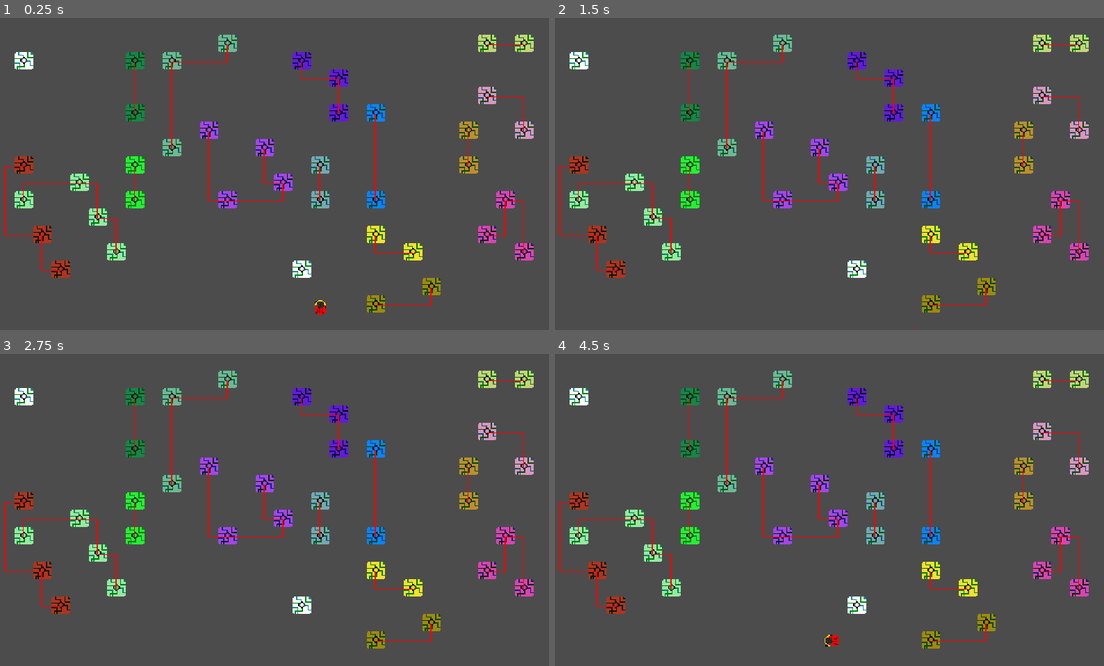
Above: before the commit, frames 1-4 (two rows, left to right).
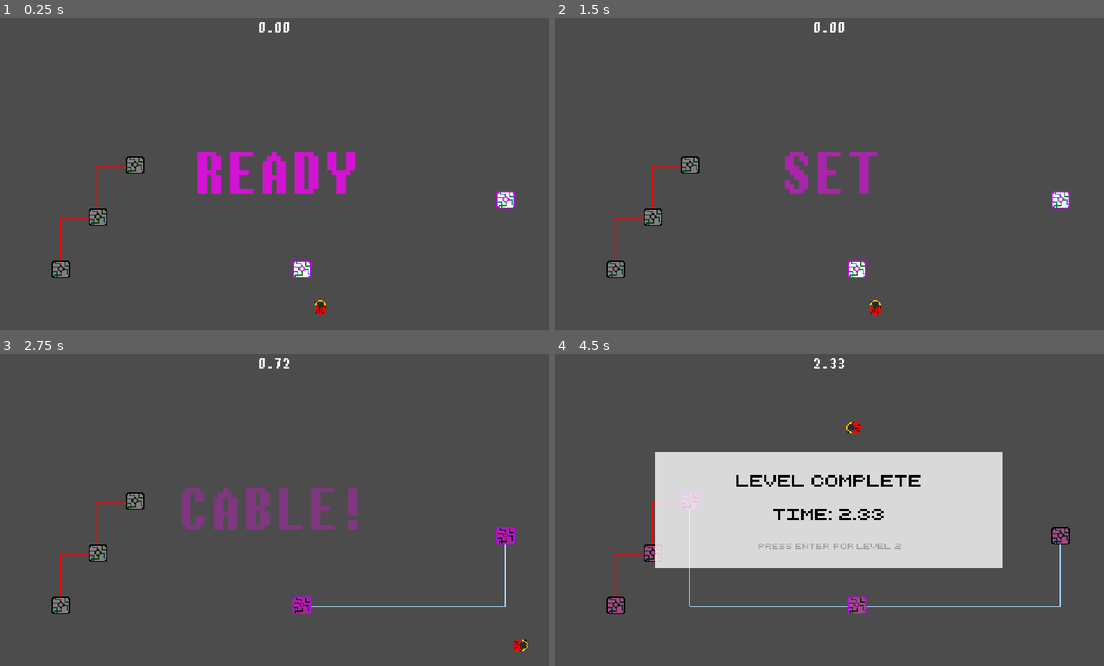
Above: after the commit, the same moments.

Repository: jcnauta/cable-repair-man
Game: Godot game, scene res://Game.tscn
The game is run twice, just before and just after one commit, with the same random seed, the same clock (stepped at 60 frames per second) and the same inputs.
Inputs:
- Up to frame 1 (0.25 s): no input
- Up to frame 2 (1.5 s): hold Right (ui_right) 0.53-1.28 s; tap A (action_0, bound only after the commit) at 0.6, 1.35 s; hold Down (ui_down) from 1.28 s (still down)
- Up to frame 3 (2.75 s): release Down (ui_down) at 2.03 s; hold Right (ui_right) from 2.03 s (still down); tap A (action_0, bound only after the commit) at 2.1 s
- Up to frame 4 (4.5 s): release Right (ui_right) at 2.78 s; hold Up (ui_up) 2.78-3.53 s; tap A (action_0, bound only after the commit) at 2.85, 3.6, 4.35 s; hold Left (ui_left) from 3.53 s (still down)

The runs differ from the first frame. In frame 1, 9.8% of the frame differs, in the area x 0-98%, y 1-95%; in frame 2, 8.9%; in frame 3, 9.9%; in frame 4, 30%.

Commit message:
Second commit...

Diff:
--- a/CNode.tscn
+++ b/CNode.tscn
@@ -1,11 +1,20 @@
-[gd_scene load_steps=5 format=2]
+[gd_scene load_steps=7 format=2]
 
 [ext_resource path="res://images/node.png" type="Texture" id=1]
 [ext_resource path="res://src/CNode.gd" type="Script" id=2]
+[ext_resource path="res://images/node_highlight.png" type="Texture" id=3]
 
 [sub_resource type="SpriteFrames" id=1]
 animations = [ {
 "frames": [ ExtResource( 1 ) ],
+"loop": true,
+"name": "default",
+"speed": 5.0
+} ]
+
+[sub_resource type="SpriteFrames" id=3]
+animations = [ {
+"frames": [ ExtResource( 3 ) ],
 "loop": true,
 "name": "default",
 "speed": 5.0
@@ -19,8 +28,11 @@
 
 [node name="AnimatedSprite" type="AnimatedSprite" parent="."]
 frames = SubResource( 1 )
-centered = false
+offset = Vector2( 0, -0.5 )
+
+[node name="Highlight" type="AnimatedSprite" parent="."]
+frames = SubResource( 3 )
+offset = Vector2( 0, -0.5 )
 
 [node name="CollisionShape2D" type="CollisionShape2D" parent="."]
-position = Vector2( 8, 7.5 )
 shape = SubResource( 2 )
--- /dev/null
+++ b/Countdown.gd
@@ -0,0 +1,34 @@
+extends RichTextLabel
+
+signal countdown_finished
+
+var text_idx = 0
+var texts = ["READY", "SET", "CABLE!"]
+var tween_alphas = [1.0, 0.0]
+var tween
+
+onready var level_timer = $"../LevelTimer"
+
+func _ready():
+    tween = Tween.new()
+    add_child(tween)
+    tween.connect("tween_completed", self, "_on_tween_completed")
+
+func start_countdown():
+    level_timer.reset_time()
+    text_idx = 0
+    _do_countdown()
+
+func _do_countdown():
+    bbcode_text = "[center]%s[/center]" % texts[text_idx]
+    tween.interpolate_property(self, "modulate", \
+        Color(1.0, 0.0, 1.0, tween_alphas[0]), Color(1.0, 0.0, 1.0, tween_alphas[1]), 1.0, Tween.EASE_IN)
+    tween.start()
+
+func _on_tween_completed(object, key):
+    text_idx += 1
+    if text_idx == len(texts) - 1:
+        emit_signal("countdown_finished")
+        level_timer.start_time()
+    if text_idx < len(texts):
+        _do_countdown()
--- a/Edge.tscn
+++ b/Edge.tscn
@@ -6,3 +6,5 @@
 script = ExtResource( 1 )
 
 [node name="CollisionArea" type="Area2D" parent="."]
+
+[node name="Timer" type="Timer" parent="."]
--- a/Game.tscn
+++ b/Game.tscn
@@ -1,17 +1,282 @@
-[gd_scene load_steps=3 format=2]
+[gd_scene load_steps=20 format=2]
 
 [ext_resource path="res://CRM.tscn" type="PackedScene" id=1]
 [ext_resource path="res://src/Network.gd" type="Script" id=2]
+[ext_resource path="res://src/World.gd" type="Script" id=3]
+[ext_resource path="res://images/node_white.png" type="Texture" id=4]
+[ext_resource path="res://chary___.ttf" type="DynamicFontData" id=5]
+[ext_resource path="res://src/Game.gd" type="Script" id=6]
+[ext_resource path="res://LevelTimer.gd" type="Script" id=7]
+[ext_resource path="res://retro_computer_personal_use.ttf" type="DynamicFontData" id=8]
+[ext_resource path="res://Countdown.gd" type="Script" id=9]
+
+[sub_resource type="SegmentShape2D" id=1]
+b = Vector2( 480, 0 )
+
+[sub_resource type="SegmentShape2D" id=2]
+a = Vector2( 0, 270 )
+b = Vector2( 480, 270 )
+
+[sub_resource type="SegmentShape2D" id=3]
+b = Vector2( 0, 270 )
+
+[sub_resource type="SegmentShape2D" id=4]
+a = Vector2( 480, 0 )
+b = Vector2( 480, 270 )
+
+[sub_resource type="DynamicFont" id=9]
+font_data = ExtResource( 5 )
+
+[sub_resource type="DynamicFont" id=10]
+size = 64
+font_data = ExtResource( 5 )
+
+[sub_resource type="GDScript" id=8]
+script/source = "extends Control
+
+signal next_level
+
+onready var score_label = $VBoxContainer/ScoreReport
+onready var next_text = $VBoxContainer/Control/NextLevel
+
+var timer
+
+func _ready():
+    set_process_input(false)
+
+func show_final_score():
+    visible = true
+    score_label.bbcode_text = \"[center]Total time: \" + (\"%.2f\" % Global.total_score) + \"[/center]\"
+    next_text.bbcode_text = \"[center]Press ENTER to set a higher score![/center]\"
+    accept_next(1.0)
+
+func show_level_score(score):
+    visible = true
+    score_label.bbcode_text = \"[center]Time: \" + (\"%.2f\" % score) + \"[/center]\"
+    next_text.bbcode_text = \"[center]Press ENTER for level \" + str(Global.lvl_idx + 2) + \"[/center]\"
+    accept_next()
+
+func accept_next(min_wait = 0.4):
+    timer = Timer.new()
+    self.add_child(timer)
+    timer.wait_time = min_wait
+    timer.connect(\"timeout\", self, \"accept_input\")
+    timer.start()
+
+func accept_input(do_accept = true):
+    timer.disconnect(\"timeout\", self, \"accept_input\")
+    timer.queue_free()
+    self.set_process_input(true)
+
+func _input(event):
+    if event.is_action_pressed(\"ui_accept\"):
+        self.set_process_input(false)
+        emit_signal(\"next_level\")
+"
+
+[sub_resource type="DynamicFont" id=5]
+size = 14
+font_data = ExtResource( 8 )
+
+[sub_resource type="DynamicFont" id=6]
+size = 14
+font_data = ExtResource( 8 )
+
+[sub_resource type="GDScript" id=7]
+script/source = "extends RichTextLabel
+
+var tween_alphas = [1.0, 0.0]
+var tween_methods = [Tween.EASE_OUT, Tween.EASE_IN]
+var tween
+
+func _ready():
+    tween = Tween.new()
+    add_child(tween)
+    tween.connect(\"tween_completed\", self, \"_on_tween_completed\")
+    _start_blink()
+
+func _start_blink():
+    tween.interpolate_property(self, \"modulate\", \\
+        Color(1.0, 0.0, 0.0, tween_alphas[0]), Color(0.0, 0.0, 1.0, tween_alphas[1]), 0.4, tween_methods[0])
+    tween.start()
+
+func _on_tween_completed(object, key):
+    tween_alphas.invert()
+    tween_methods.invert()
+    _start_blink()
+
+"
 
 [node name="Game" type="Node2D"]
+script = ExtResource( 6 )
 
 [node name="World" type="Node2D" parent="."]
+script = ExtResource( 3 )
 
 [node name="Network" type="Node2D" parent="World"]
 script = ExtResource( 2 )
 
+[node name="Edges" type="Node2D" parent="World/Network"]
+
 [node name="Nodes" type="Node2D" parent="World/Network"]
 
-[node name="Edges" type="Node2D" parent="World/Network"]
-
 [node name="CRM" parent="World" instance=ExtResource( 1 )]
+
+[node name="ScreenEdges" type="StaticBody2D" parent="World"]
+
+[node name="top" type="CollisionShape2D" parent="World/ScreenEdges"]
+shape = SubResource( 1 )
+
+[node name="bottom" type="CollisionShape2D" parent="World/ScreenEdges"]
+shape = SubResource( 2 )
+
+[node name="left" type="CollisionShape2D" parent="World/ScreenEdges"]
+shape = SubResource( 3 )
+
+[node name="right" type="CollisionShape2D" parent="World/ScreenEdges"]
+shape = SubResource( 4 )
+
+[node name="UI" type="Control" parent="."]
+anchor_right = 1.0
+anchor_bottom = 1.0
+margin_top = 0.463287
+margin_right = 480.0
+margin_bottom = 270.463
+__meta__ = {
+"_edit_use_anchors_": false
+}
+
+[node name="LevelTimer" type="RichTextLabel" parent="UI"]
+anchor_right = 1.0
+margin_right = 3.05176e-05
+margin_bottom = 120.0
+rect_min_size = Vector2( 480, 120 )
+rect_clip_content = false
+size_flags_horizontal = 3
+custom_fonts/normal_font = SubResource( 9 )
+bbcode_enabled = true
+scroll_active = false
+script = ExtResource( 7 )
+__meta__ = {
+"_edit_use_anchors_": false
+}
+
+[node name="Countdown" type="RichTextLabel" parent="UI"]
+anchor_left = 0.5
+anchor_top = 0.5
+anchor_right = 0.5
+anchor_bottom = 0.5
+margin_left = -240.0
+margin_top = -34.9999
+margin_right = 240.0
+margin_bottom = 65.0002
+rect_min_size = Vector2( 480, 100 )
+custom_fonts/normal_font = SubResource( 10 )
+bbcode_enabled = true
+bbcode_text = "[center]test[/center]"
+text = "test"
+script = ExtResource( 9 )
+__meta__ = {
+"_edit_use_anchors_": false
+}
+
+[node name="WinDialog" type="Control" parent="UI"]
+visible = false
+anchor_right = 1.0
+anchor_bottom = 1.0
+script = SubResource( 8 )
+__meta__ = {
+"_edit_use_anchors_": false
+}
+
+[node name="TextureRect" type="TextureRect" parent="UI/WinDialog"]
+modulate = Color( 1, 1, 1, 0.784314 )
+anchor_left = 0.5
+anchor_top = 0.5
+anchor_right = 0.5
+anchor_bottom = 0.5
+margin_left = -150.0
+margin_top = -50.0
+margin_right = 150.0
+margin_bottom = 50.0
+rect_min_size = Vector2( 300, 100 )
+texture = ExtResource( 4 )
+expand = true
+__meta__ = {
+"_edit_use_anchors_": false
+}
+
+[node name="VBoxContainer" type="VBoxContainer" parent="UI/WinDialog"]
+anchor_right = 1.0
+anchor_bottom = 1.0
+margin_left = 90.0
+margin_top = 85.0
+margin_right = -90.0
+margin_bottom = -84.9997
+rect_min_size = Vector2( 300, 100 )
+size_flags_horizontal = 0
+size_flags_vertical = 0
+__meta__ = {
+"_edit_use_anchors_": false
+}
+
+[node name="Spacer" type="Control" parent="UI/WinDialog/VBoxContainer"]
+margin_right = 300.0
+margin_bottom = 10.0
+rect_min_size = Vector2( 0, 10 )
+
+[node name="LevelComplete" type="RichTextLabel" parent="UI/WinDialog/VBoxContainer"]
+margin_top = 14.0
+margin_right = 300.0
+margin_bottom = 39.0
+rect_min_size = Vector2( 200, 25 )
+size_flags_vertical = 0
+custom_fonts/normal_font = SubResource( 5 )
+custom_colors/default_color = Color( 0, 0, 0, 1 )
+bbcode_enabled = true
+bbcode_text = "[center]Level Complete[/center]"
+text = "Level Complete"
+__meta__ = {
+"_edit_use_anchors_": false
+}
+
+[node name="ScoreReport" type="RichTextLabel" parent="UI/WinDialog/VBoxContainer"]
+margin_top = 43.0
+margin_right = 300.0
+margin_bottom = 68.0
+rect_min_size = Vector2( 0, 25 )
+custom_fonts/normal_font = SubResource( 6 )
+custom_colors/default_color = Color( 0, 0, 0, 1 )
+bbcode_enabled = true
+bbcode_text = "[center]Time: 14.79s[/center]"
+text = "Time: 14.79s"
+
+[node name="Control" type="Control" parent="UI/WinDialog/VBoxContainer"]
+margin_top = 72.0
+margin_right = 300.0
+margin_bottom = 97.0
+rect_min_size = Vector2( 0, 25 )
+__meta__ = {
+"_edit_use_anchors_": false
+}
+
+[node name="NextLevel" type="RichTextLabel" parent="UI/WinDialog/VBoxContainer/Control"]
+margin_top = 4.0
+margin_right = 600.0
+margin_bottom = 29.0
+rect_min_size = Vector2( 0, 25 )
+rect_scale = Vector2( 0.5, 0.5 )
+size_flags_horizontal = 3
+custom_fonts/normal_font = SubResource( 6 )
+custom_colors/default_color = Color( 0, 0, 0, 1 )
+bbcode_enabled = true
+bbcode_text = "[center]PRESS ENTER TO CONTINUE[/center]"
+text = "PRESS ENTER TO CONTINUE"
+script = SubResource( 7 )
+__meta__ = {
+"_edit_use_anchors_": false
+}
+
+[node name="Tween" type="Tween" parent="UI/WinDialog/VBoxContainer/Control/NextLevel"]
+repeat = true
+playback/repeat = true
--- /dev/null
+++ b/LevelTimer.gd
@@ -0,0 +1,27 @@
+extends RichTextLabel
+
+
+var time = 0.0
+var stopped = true
+var time_str = "[center]%.2f[/center]"
+
+func _ready():
+    pass
+
+func _physics_process(delta):
+    if not stopped:
+        time += delta
+        bbcode_text = time_str % time
+
+func start_time():
+    stopped = false
+    bbcode_text = time_str % time
+
+func stop_time():
+    stopped = true
+    bbcode_text = time_str % time
+    return time
+
+func reset_time():
+    time = 0.0
+    bbcode_text = time_str % time
--- a/project.godot
+++ b/project.godot
@@ -43,6 +43,14 @@
 window/stretch/mode="viewport"
 window/stretch/aspect="keep"
 
+[input]
+
+action_0={
+"deadzone": 0.5,
+"events": [ Object(InputEventKey,"resource_local_to_scene":false,"resource_name":"","device":0,"alt":false,"shift":false,"control":false,"meta":false,"command":false,"pressed":false,"scancode":65,"unicode":0,"echo":false,"script":null)
+ ]
+}
+
 [rendering]
 
 quality/intended_usage/framebuffer_allocation=0
--- a/src/CNode.gd
+++ b/src/CNode.gd
@@ -1,4 +1,6 @@
 extends StaticBody2D
+
+signal subnet_assimilated
 
 class_name CNode
 
@@ -7,19 +9,31 @@
 var subnet = []
 var edges = []
 
+onready var sprite = $AnimatedSprite
+onready var highlight = $Highlight
+
 func _ready():
+    highlight.set_visible(false)
     subnet.append(self)
 
 func set_grid_coords(coords):
     self.grid_coords = coords
-    self.position = Global.tile_dims * grid_coords
+    self.position = Global.grid_coord_to_position(grid_coords)
+
+func connected_to(other_node):
+    for e in edges:
+        if e.get_other_node(self) == other_node:
+            return true
+    return false
 
 func connect_neighbor(new_neighbor, edge):
     check_no_duplicate_edge(edge)
     edges.append(edge)
     new_neighbor.edges.append(edge)
-    if subnet != new_neighbor.subnet:
-        assimilate_subnet(new_neighbor.subnet)
+
+func maybe_assimilate_subnet(other_node):
+    if subnet != other_node.subnet:
+        assimilate_subnet(other_node.subnet)
     else:
         print("Selected node in same subnet!")
 
@@ -34,14 +48,25 @@
 func assimilate_subnet(subnet_to_add):
     subnet += subnet_to_add.duplicate()
     for node in subnet:
-        node.set_subnet(subnet)
-    update_subnet_color()
+        if is_instance_valid(node):
+            node.set_subnet(subnet)
+    color_entire_subnet()
+    emit_signal("subnet_assimilated")
 
 func set_subnet(subnet):
     self.subnet = subnet
 
-func update_subnet_color():
-    var hash_str = str(subnet).sha1_text().substr(0, 6)
-    var hash_color = Color(hash_str)
+func get_subnet_color():
+    return Color(str(subnet).sha1_text().substr(0, 6))
+
+func color_entire_subnet():
+    var subnet_color = get_subnet_color()
     for node in subnet:
-        node.modulate = hash_color
+        if is_instance_valid(node):
+            node.sprite.modulate = subnet_color
+
+func color_node_by_subnet():
+    sprite = get_subnet_color()
+
+func set_highlight(now_highlight = true):
+    highlight.set_visible(now_highlight)
--- a/src/CRM.gd
+++ b/src/CRM.gd
@@ -1,19 +1,21 @@
 extends KinematicBody2D
+
+signal action_0
 
 var grid_coords
 var spawn_position
-var speed = 150.0
+var speed = 250.0
 var dead = false
+var two_near_nodes = []
+var dummy_move = Vector2(0.0, 0.0) # to trigger collision
 
 onready var sprite = $Sprite
 
-func set_grid_coords(coords):
-    grid_coords = coords
-    self.position = Global.grid_coord_to_position(grid_coords, true)
-    spawn_position = self.position
+func _ready():
+    Global.crm = self
 
 func _physics_process(delta):
-    if dead:
+    if dead or not Global.game_running:
         return
     if Input.is_action_pressed("ui_left"):
         if Input.is_action_pressed("ui_up"):
@@ -40,14 +42,30 @@
        Input.is_action_pressed("ui_down") or \
        Input.is_action_pressed("ui_right"):
         move_and_slide_diagonal_fix()
+    else:
+        move_and_slide(dummy_move)
+    if Input.is_action_just_pressed("action_0"):
+        emit_signal("action_0")
+
+func set_grid_coords(coords):
+    grid_coords = coords
+    self.position = Global.grid_coord_to_position(grid_coords, true)
+    spawn_position = self.position
 
 func move_and_slide_diagonal_fix():
     var move_dir = Vector2(0, -1).rotated(rotation)
     move_and_slide(speed * move_dir)
 
-func enter_edge(body):
+func set_two_nearest_nodes(nodes):
+    for old in two_near_nodes:
+        old.set_highlight(false)
+    if nodes != two_near_nodes:
+        two_near_nodes = nodes
+        for n in nodes:
+            pass
+
+func _enter_edge(body):
     if body == self:
-        print("dying")
         die()
 
 func die():
@@ -63,3 +81,12 @@
 func respawn():
     dead = false
     position = spawn_position
+
+func reset():
+    for con in get_signal_connection_list('action_0'):
+        con.source.disconnect('action_0', con.target, con.method)
+    dead = false
+    two_near_nodes = []
+    grid_coords = null
+    spawn_position = null
+    sprite.play("default")
--- a/src/Edge.gd
+++ b/src/Edge.gd
@@ -4,22 +4,30 @@
 var n1
 var stops = []  # other Vector2's along the way to connect through
 var draw_pool_vector
+var current_state # one of harmless, warning, danger
+
+var edge_colors = {
+    "harmless": Color("#aaddff"),
+    "warning": Color("#dddd44"),
+    "danger": Color("#ff0000")
+}
+var edge_color
 
 onready var collision_area = $CollisionArea
+onready var timer = $Timer
 
 func set_nodes(_n0, _n1):
     n0 = _n0
     n1 = _n1
 
-func set_stops(stops):
-    self.stops = stops
+func set_stops(_stops):
+    stops = _stops
     update_line_points()
 
 func create_collision_shapes():
     for idx in (len(stops) - 1):
         var coord0 = stops[idx]
         var coord1 = stops[idx + 1]
-#        var collision_obj = ConvexPolygonShape2D.new()
         var collision_shape = SegmentShape2D.new()
         collision_shape.set_a(coord0)
         collision_shape.set_b(coord1)
@@ -29,10 +37,10 @@
 
 func connect_enter_body(body):
     create_collision_shapes()
-    collision_area.connect("body_entered", body, "enter_edge")
+    collision_area.connect("body_entered", body, "_enter_edge")
 
 func _draw():
-    draw_polyline(draw_pool_vector, Color(255, 0, 0), false)
+    draw_polyline(draw_pool_vector, edge_color, false)
 
 func get_other_node(node):
     if node == n0:
@@ -44,3 +52,34 @@
 
 func update_line_points():
     draw_pool_vector = PoolVector2Array(stops)
+
+func set_state(new_state, persistent = true):
+    if timer.is_connected("timeout", self, "set_state"):
+        timer.disconnect("timeout", self, "set_state")
+    current_state = new_state
+    edge_color = edge_colors[new_state]
+    match new_state:
+        "harmless":
+            if not persistent:
+                timer.wait_time = 1.0
+                timer.connect("timeout", self, "set_state", ["warning"])
+            set_collision_active(false)
+        "warning":
+            if not persistent:
+                timer.wait_time = 0.8
+                timer.connect("timeout", self, "set_state", ["danger"])
+            set_collision_active(false)
+        "danger":
+            if not persistent:
+                timer.wait_time = 1.0 #2.0 + 4.0 * randf()
+                timer.connect("timeout", self, "set_state", ["harmless"])
+            set_collision_active(true)
+            if collision_area.overlaps_body(Global.crm):
+                Global.crm.die()
+    if not persistent:
+        timer.start()
+    update()
+
+func set_collision_active(_active = true):
+    collision_area.set_collision_layer_bit(0, _active)
+    collision_area.set_collision_mask_bit(0, _active)
--- /dev/null
+++ b/src/Game.gd
@@ -0,0 +1,34 @@
+extends Node2D
+
+onready var world = $World
+onready var win_dialog = $UI/WinDialog
+onready var lvl_timer = $UI/LevelTimer
+onready var countdown = $UI/Countdown
+
+func _ready():
+    world.connect("level_complete", self, "_show_win_dialog")
+    win_dialog.connect("next_level", self, "next_level")
+    countdown.connect("countdown_finished", self, "start_level")
+    countdown.start_countdown()
+
+func _show_win_dialog(_score):
+    lvl_timer.stop_time()
+    Global.total_score += lvl_timer.time
+    if Global.lvl_idx == Global.last_lvl:
+        win_dialog.show_final_score()
+    else:
+        win_dialog.show_level_score(lvl_timer.time)
+
+func next_level():
+    win_dialog.visible = false
+    if Global.lvl_idx == Global.last_lvl:
+        Global.total_score = 0
+        Global.lvl_idx = 0
+        world.next_level()
+    else:
+        Global.lvl_idx += 1
+        world.next_level()
+    countdown.start_countdown()
+
+func start_level():
+    Global.game_running = true
--- a/src/Global.gd
+++ b/src/Global.gd
@@ -1,14 +1,19 @@
 extends Node
 
 var tile_dims = Vector2(16, 15)
+var crm
+var game_running = false
+var total_score = 0.0
+var lvl_idx = 0
+var last_lvl = 2
 
-func grid_coord_to_position(coord, pos_on_tile_center = false):
+func grid_coord_to_position(coord, pos_on_tile_center = true):
     var pos = coord * tile_dims
     if pos_on_tile_center:
         pos += 0.5 * tile_dims
     return pos
 
-func grid_coords_to_positions(coord_array, pos_on_tile_center = false):
+func grid_coords_to_positions(coord_array, pos_on_tile_center = true):
     var pos_array = []
     for c in coord_array:
         pos_array.append(grid_coord_to_position(c, pos_on_tile_center))
--- a/src/Grid.gd
+++ b/src/Grid.gd
@@ -101,7 +101,6 @@
     var nodes = []
     for dc in range(-n, n + 1):
         for dr in [n - abs(dc), -(n - abs(dc))]:
-            var dr0 = n - abs(dc)
             var cell = get_cell(coords + Vector2(dc, dr))
             if cell != null and \
                cell is CNode:
@@ -118,7 +117,7 @@
     else:
         var edge = Edge_scene.instance()
         edge.set_nodes(n0, n1)
-        edge.set_stops(Global.grid_coords_to_positions(path, true))
+        edge.set_stops(Global.grid_coords_to_positions(path))
         for coord in path:
 #            if _grid[coord.x][coord.y] == null: # do not draw over nodes
                 _grid[coord.x][coord.y] = edge
--- a/src/Network.gd
+++ b/src/Network.gd
@@ -1,4 +1,6 @@
 extends Node2D
+
+signal single_network
 
 var Grid = preload("res://src/Grid.gd")
 
@@ -7,7 +9,7 @@
 onready var crm = $"../CRM"
 
 var grid
-
+var two_target_nodes = [null, null]
 
 func _ready():
     randomize()
@@ -16,8 +18,16 @@
     generate_nodes()
     create_node_connections()
 
+func _physics_process(delta):
+    update_target_nodes()
+
+func connect_signals():
+    crm.connect("action_0", self, "crm_create_edge")
+    for n in nodes.get_children():
+        n.connect("subnet_assimilated", self, "check_single_network")
+
 func generate_nodes():
-    for max_nnodes in 40:
+    for max_nnodes in 5:
         var new_node = grid.place_node()
         if new_node != null:
             nodes.add_child(new_node)
@@ -29,7 +39,25 @@
     for i in 30:
         var success = connect_two_subnets(all_nodes)
         if not success:
-            print("failed to connect subnets!")
+#            print("failed to connect subnets!")
+            pass
+
+func crm_create_edge():
+    connect_two_nodes(two_target_nodes[0], two_target_nodes[1], "harmless")
+
+func connect_two_nodes(node0, node1, init_edge_state = "danger"):
+    if node0.connected_to(node1):
+        return false
+    var edge = grid.create_edge(node0, node1)
+    if edge != null:
+        node0.connect_neighbor(node1, edge)
+        edges.add_child(edge)
+        edge.connect_enter_body(crm)
+        edge.set_state(init_edge_state)
+        node0.maybe_assimilate_subnet(node1)
+        return true
+    else:
+        return false
 
 func connect_two_subnets(all_nodes):
     var success = false
@@ -40,16 +68,70 @@
         var neighbors = grid.get_n_nearest(node0.grid_coords)
         for node1 in neighbors:
             if node0.subnet != node1.subnet:
-                var edge = grid.create_edge(node0, node1)
-                if edge != null:
-                    node0.connect_neighbor(node1, edge)
-                    edges.add_child(edge)
-                    edge.connect_enter_body(crm)
-                    success = true
+                success = connect_two_nodes(node0, node1)
+                if success:
                     break
-                else:
-                    pass
-#                    print("DANGER, edge was null - not implemented")
         if success:
             break
     return success
+
+func update_target_nodes():
+    var nearest_dist = INF
+    var near_dist = INF
+    var new_targets = [null, null] # closest first, second-closest second
+    for node in nodes.get_children():
+        var dist = node.position.distance_to(crm.position)
+        if dist < nearest_dist:
+            near_dist = nearest_dist
+            nearest_dist = dist
+            new_targets.push_front(node)
+        elif dist < near_dist:
+            near_dist = dist
+            new_targets[1] = node
+        if len(new_targets) == 3:
+            new_targets.pop_back()
+    var nearest_changed = false
+    for t in two_target_nodes:
+        var same = false
+        for n in new_targets:
+            if t == n:
+                same = true
+                break
+        if not same:
+            nearest_changed = true
+            break
+    if nearest_changed:
+        for t in two_target_nodes:
+            if t != null and is_instance_valid(t):
+                t.set_highlight(false)
+        two_target_nodes = new_targets
+        for t in two_target_nodes:
+            if t != null and is_instance_valid(t):
+                t.set_highlight(true)
+
+func check_single_network():  # win if there is only a single subnet
+    var the_subnet
+    for n in nodes.get_children():
+        if the_subnet == null:
+            the_subnet = n.subnet
+        else:
+            if the_subnet != n.subnet:
+                return false
+
+    emit_signal("single_network")
+    return true
+
+func generate_new_level():
+    set_physics_process(false)
+    crm.set_physics_process(false)
+    for e in edges.get_children():
+        e.free()
+    for n in nodes.get_children():
+        n.free()
+    grid.queue_free()
+    grid = Grid.new()
+    grid.place_object(crm)
+    generate_nodes()
+    create_node_connections()
+    set_physics_process(true)
+    crm.set_physics_process(true)
--- /dev/null
+++ b/src/World.gd
@@ -0,0 +1,26 @@
+extends Node2D
+
+signal level_complete(time)
+
+onready var network = $Network
+onready var screen_edge = $ScreenEdges
+onready var crm = $CRM
+
+func _ready():
+    network.connect_signals()
+    network.connect("single_network", self, "_show_level_complete")
+
+func _show_level_complete():
+    Global.game_running = false
+    emit_signal('level_complete', 14.38)
+
+func deferred_next_level():
+    crm.set_physics_process(false)
+    network.set_physics_process(false)
+    call_deferred("next_level")
+
+func next_level():
+    crm.reset()
+    network.generate_new_level()
+    network.connect_signals()
+#    network.connect("next_level", self, "deferred_next_level")
Binary file added: VT323-Regular.ttf
Binary file added: chary___.ttf
Binary file changed: images/animation_die.png
Binary file changed: images/node.png
Binary file added: images/node_highlight.png
Not shown, added: images/node_highlight.png.import
Binary file added: retro_computer_personal_use.ttf
Not shown, changed: animation_die.xcf
Not shown, changed: node.xcf
Not shown, added: node_center.xcf
Not shown, added: node_highlight.xcf
